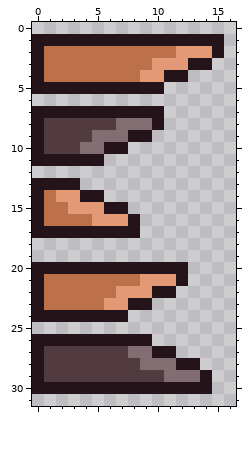
Pixel-art sprite -- Assets/Sprites/Packs/torns/torns right.png. The first picture shows the starting point.
The file is 32x32 pixels. Shown: x 0..16, y 0..31.
After the commit:
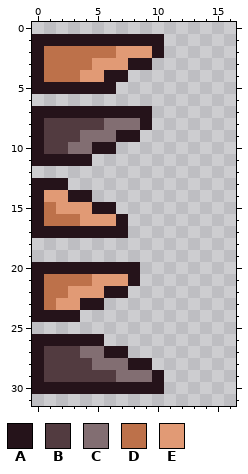
Palette (. is transparent): A #25131a  B #523b40  C #826e72  D #bd714a  E #e19a75
From old to new:
Colour A replaces colour B in row 27 at x 6 to 7; in row 28 at x 8; in row 29 at x 10.
Colour A replaces colour C in row 8 at x 9; in row 9 at x 7; in row 10 at x 5; in row 28 at x 9.
Colour A replaces colour D in row 2 at x 10; in row 3 at x 8 to 9; in row 4 at x 6 to 7; in row 21 at x 8; in row 22 at x 6; in row 23 at x 4 to 5.
Colour A replaces colour E in row 14 at x 3; in row 15 at x 5; in row 16 at x 7; in row 22 at x 7.
Colour C replaces colour B in row 8 at x 6; in row 9 at x 4; in row 10 at x 3; in row 27 at x 4 to 5; in row 28 at x 5 to 7; in row 29 at x 7 to 9.
Colour E replaces colour D in row 2 at x 7 to 9; in row 3 at x 5 to 7; in row 4 at x 4 to 5; in row 14 at x 1; in row 15 at x 2; in row 16 at x 4.
Colour E replaces colour D in row 21 at x 5 to 7; in row 22 at x 3 to 5; in row 23 at x 2 to 3.
The edit erases colour A in row 1 at x 11 to 15; in row 2 at x 15; in row 3 at x 13 to 14; in row 4 at x 11 to 12; in row 5 at x 7 to 10; in rows 7 to 8 at x 10.
The edit erases colour A in row 9 at x 9; in row 10 at x 7; in row 11 at x 5; in row 13 at x 3; in row 14 at x 5; in row 15 at x 7.
The edit erases colour A in rows 16 to 17 at x 8; in row 20 at x 9 to 12; in row 21 at x 12; in row 22 at x 10 to 11; in row 23 at x 8 to 9; in row 24 at x 4 to 7.
The edit erases colour A in row 26 at x 6 to 9; in row 27 at x 10 to 11; in row 28 at x 12 to 13; in row 29 at x 14; in row 30 at x 11 to 14.
The edit erases colour C in row 27 at x 8 to 9; in row 28 at x 10 to 11; in row 29 at x 11 to 13.
The edit erases colour D in row 2 at x 11; in row 4 at x 8.
The edit erases colour E in row 2 at x 12 to 14; in row 3 at x 10 to 12; in row 4 at x 9 to 10; in row 21 at x 9 to 11; in row 22 at x 8 to 9; in row 23 at x 6 to 7.
